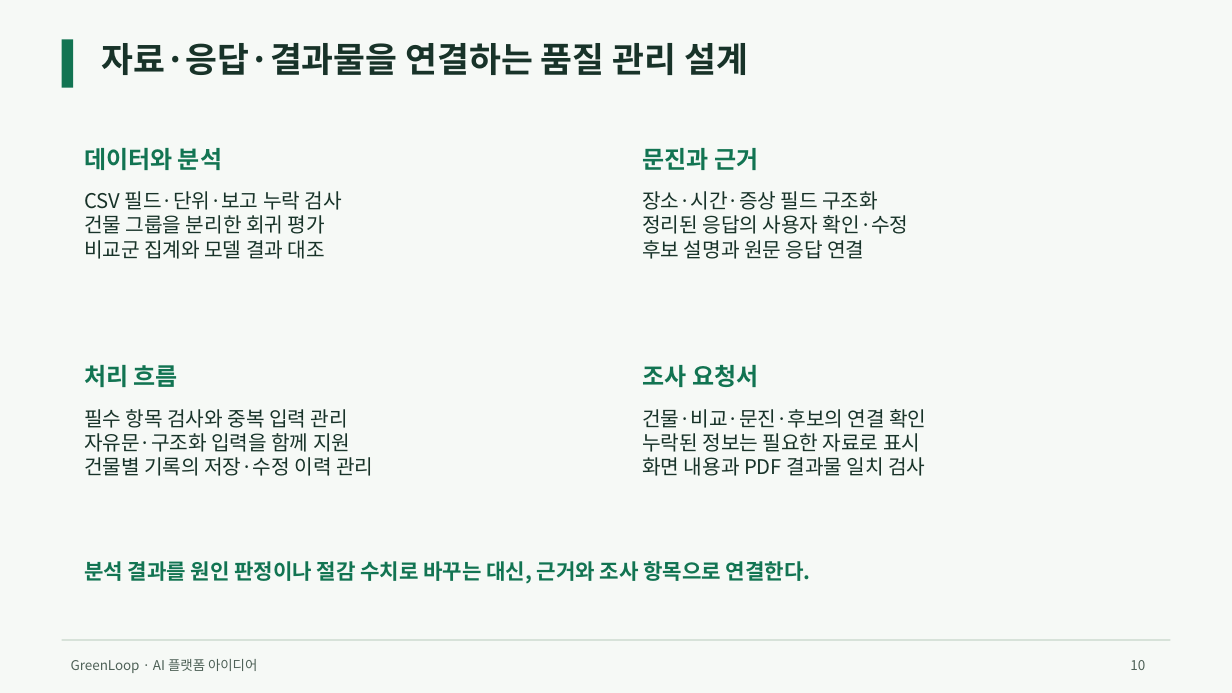
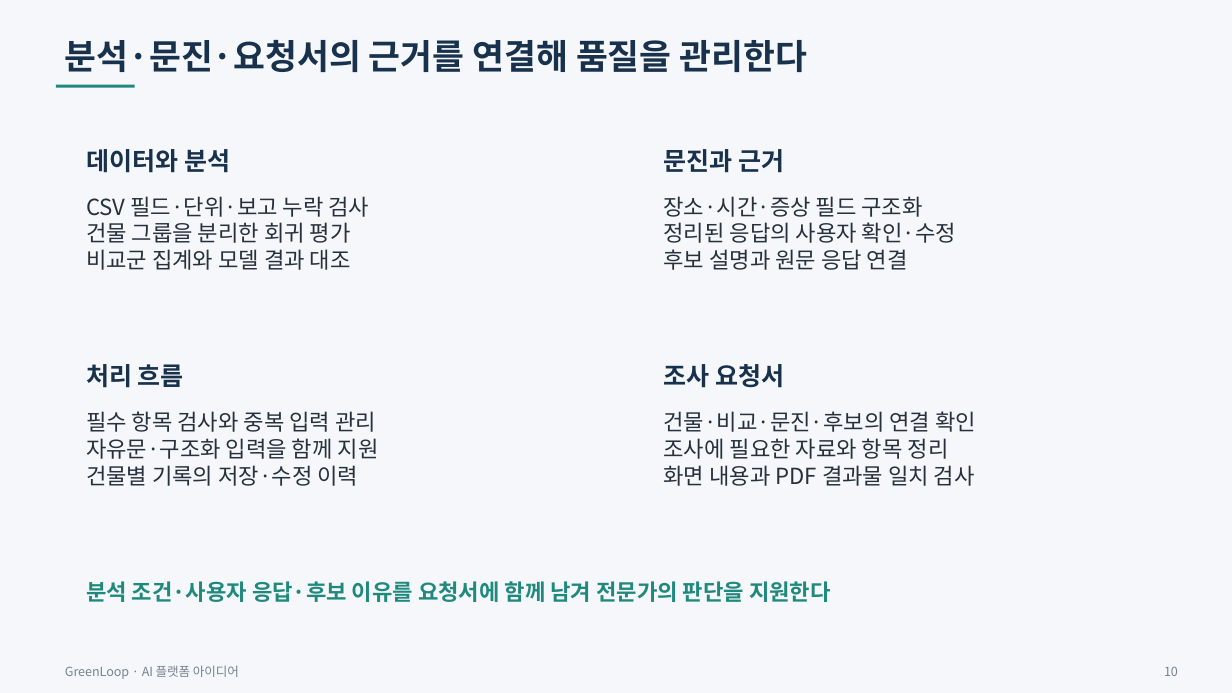
Before and after one commit to jeongiryang/green-remodeling-ai-2026, a slide deck: slide 10 of deliverables/final/GreenLoop_아이디어제안서.pptx. Drawn at 1232x693 pixels with LibreOffice and Linux fonts; fonts in the diff are those of the drawing. Boxes give left, top, right and bottom in pixels: in the first picture for what was removed or moved away, otherwise in the second. Text is boxed around its words. In the diff, an @@ line names an element or a change of style, - is before the commit and + after.

Commit message:
Finalize GreenLoop proposal with corrected PDF reference and submit preliminary entry

```diff
--- a/deliverables/final/GreenLoop_아이디어제안서.pptx
+++ b/deliverables/final/GreenLoop_아이디어제안서.pptx
@@ background #F6F9F6 to #F5F7FA @@
@@ rectangle removed at bbox=[62, 40, 73, 88] @@
@@ text at bbox=[65, 40, 808, 72]: text changed; size 16.5 to 27 pt; text colour #127452 to #18324D @@
-분석 결과를 원인 판정이나 절감 수치로 바꾸는 대신, 근거와 조사 항목으로 연결한다.
+분석·문진·요청서의 근거를 연결해 품질을 관리한다
@@ text removed at bbox=[101, 43, 748, 75] @@
-자료·응답·결과물을 연결하는 품질 관리 설계
@@ rectangle added at bbox=[55, 85, 134, 88], fill #20897D @@
@@ size 18.8 to 19.5 pt, text colour #127452 to #18324D in 4 elements at bbox=[86, 364, 184, 388], bbox=[86, 149, 230, 173], bbox=[664, 364, 784, 388], bbox=[664, 149, 784, 173] @@
@@ text "문진과 근거": place and size @@
-text "문진과 근거" at bbox=[642, 148, 758, 170]
+text "문진과 근거" at bbox=[664, 149, 784, 173]
@@ text "CSV 필드·단위·보고 누락 검사" at bbox=[86, 196, 370, 270]: size 15.8 to 17.2 pt, text colour #183329 to #27313D @@
@@ text "장소·시간·증상 필드 구조화" at bbox=[664, 196, 956, 270]: size 15.8 to 17.2 pt, text colour #183329 to #27313D @@
@@ text "장소·시간·증상 필드 구조화": place and size @@
-text "장소·시간·증상 필드 구조화" at bbox=[642, 191, 909, 259]
+text "장소·시간·증상 필드 구조화" at bbox=[664, 196, 956, 270]
@@ text "조사 요청서": place and size @@
-text "조사 요청서" at bbox=[642, 365, 758, 387]
+text "조사 요청서" at bbox=[664, 364, 784, 388]
@@ text at bbox=[86, 411, 379, 459]: size 15.8 to 17.2 pt, text colour #183329 to #27313D in "필수 항목 검사와 중복 입력 관리", "자유문·구조화 입력을 함께 지원" @@
@@ text "건물·비교·문진·후보의 연결 확인": place and size @@
-text "건물·비교·문진·후보의 연결 확인" at bbox=[642, 409, 926, 476]
+text "건물·비교·문진·후보의 연결 확인" at bbox=[664, 411, 976, 486]
@@ text at bbox=[664, 411, 976, 486]: size 15.8 to 17.2 pt, text colour #183329 to #27313D in "건물·비교·문진·후보의 연결 확인", "화면 내용과 PDF 결과물 일치 검사" @@
@@ text at bbox=[664, 438, 949, 459]: text changed; size 15.8 to 17.2 pt; text colour #183329 to #27313D @@
-누락된 정보는 필요한 자료로 표시
+조사에 필요한 자료와 항목 정리
@@ text at bbox=[86, 465, 358, 486]: text changed; size 15.8 to 17.2 pt; text colour #183329 to #27313D @@
-건물별 기록의 저장·수정 이력 관리
+건물별 기록의 저장·수정 이력
@@ text added at bbox=[86, 581, 831, 602], 17.2 pt, text #20897D, bold @@
+분석 조건·사용자 응답·후보 이유를 요청서에 함께 남겨 전문가의 판단을 지원한다
@@ rectangle removed at bbox=[62, 640, 1171, 641] @@
@@ text "GreenLoop · AI 플랫폼 아이디어" at bbox=[65, 665, 239, 679]: size 10.5 to 9.8 pt, text colour #4E6157 to #778392 @@
@@ text "10": place and size @@
-text "10" at bbox=[1130, 660, 1145, 670]
+text "10" at bbox=[1164, 667, 1178, 676]
@@ text "10" at bbox=[1164, 667, 1178, 676]: size 10.5 to 9.8 pt, text colour #4E6157 to #778392 @@
```
Also in this commit, not shown: 12 other slides changed, 14 other files.
